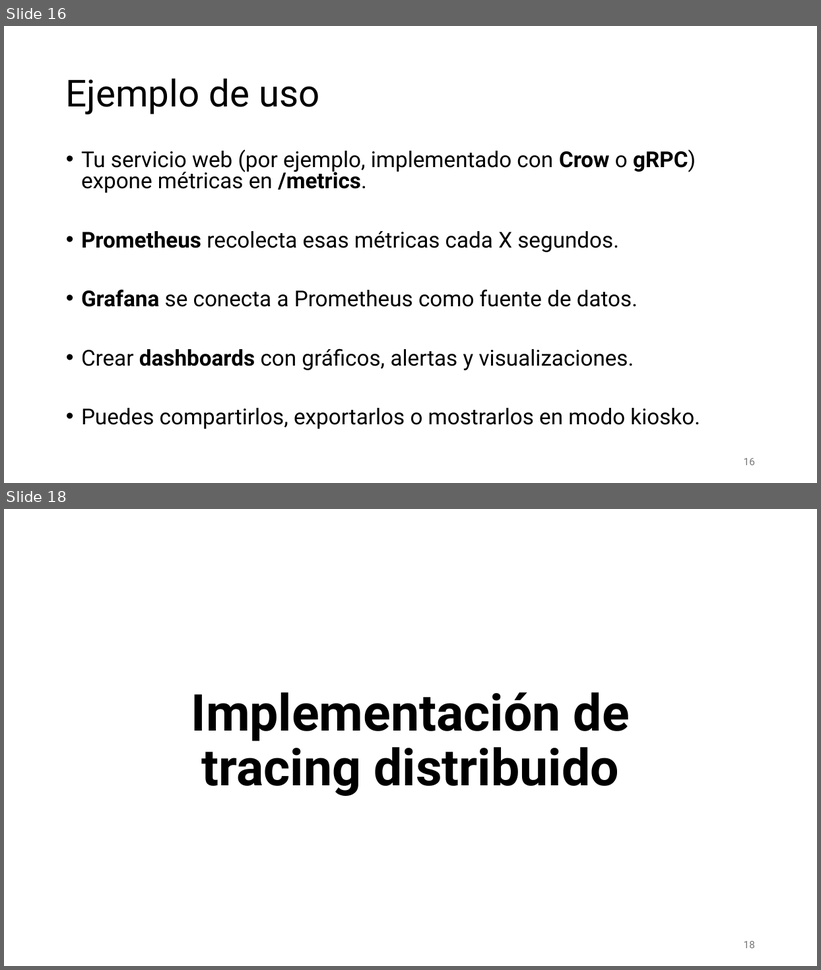
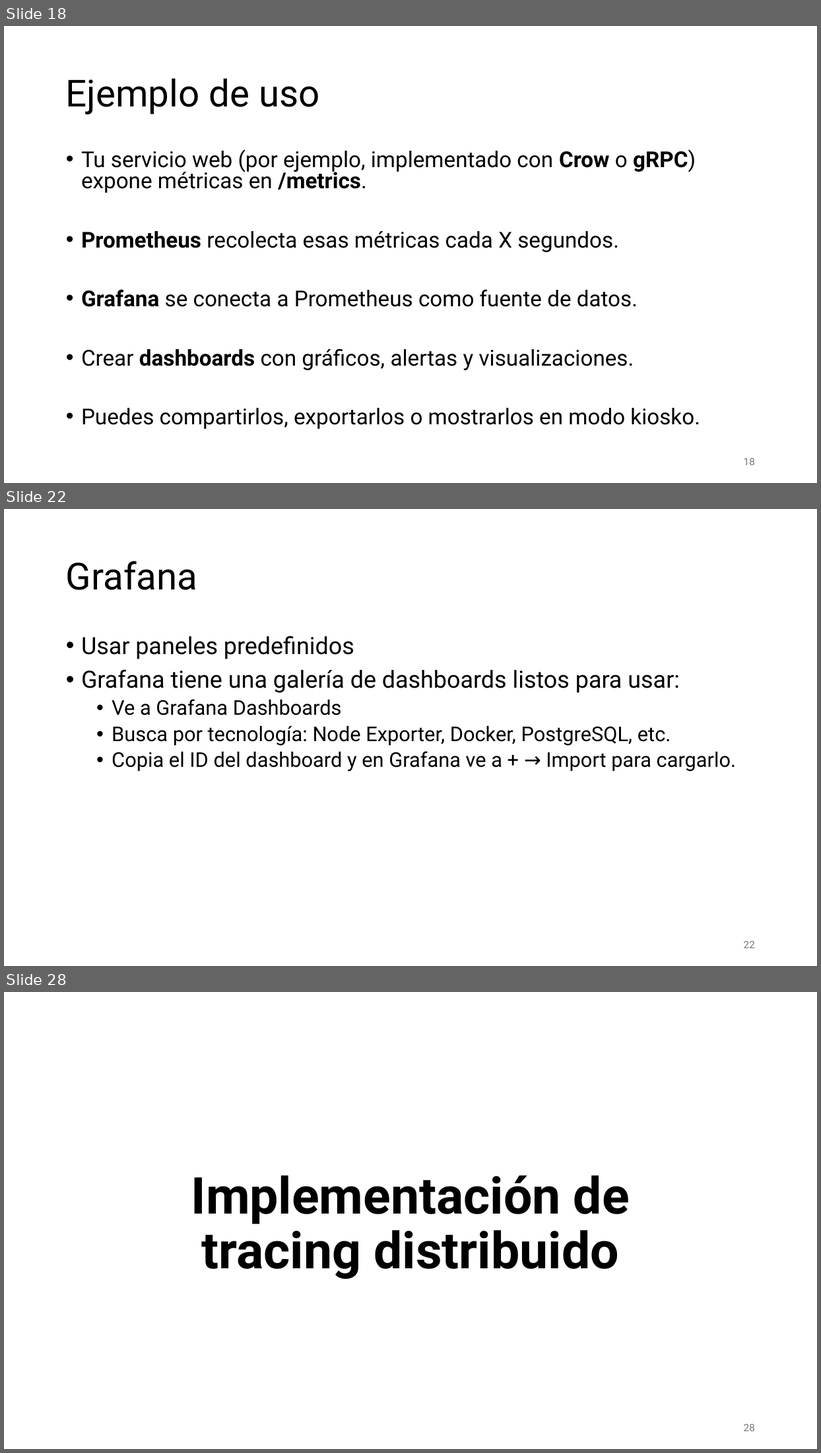
Before and after one commit to aldebarran22/CURSO_CPP_SERVICIOS_30H, a slide deck: doc/8_Monitorizacion_logging_microservicios.pptx. Shown one above the other, each under a label of ours: slides 16 and 18 before the commit, slides 18, 22 and 28 after it; the slides between them are not shown. The pictures are 821x970 and 821x1453 pixels, drawn with LibreOffice and Linux fonts; fonts in the diff are those of the drawing. Boxes give left, top, right and bottom in pixels: in the first picture for what was removed or moved away, otherwise in the second. Text is boxed around its words. In the diff, an @@ line names an element or a change of style, - is before the commit and + after.

```diff
--- a/doc/8_Monitorizacion_logging_microservicios.pptx
+++ b/doc/8_Monitorizacion_logging_microservicios.pptx
@@ slide 22 added at (x1=4, y1=509, x2=817, y2=966), background #FFFFFF @@
@@ title added at (x1=66, y1=561, x2=197, y2=590), 44 pt, text #000000 @@
+Grafana
@@ text added at (x1=81, y1=636, x2=737, y2=772), 24 pt, text #000000 @@
+• Usar paneles predefinidos
+• Grafana tiene una galería de dashboards listos para usar:
+  • Ve a Grafana Dashboards
+  • Busca por tecnología: Node Exporter, Docker, PostgreSQL, etc.
+  • Copia el ID del dashboard y en Grafana ve a + → Import para cargarlo.
@@ page number added at (x1=744, y1=941, x2=755, y2=949), 12 pt, text #797979 @@
+22
@@ what was slide 16 is now slide 18 @@
@@ page number at (x1=744, y1=458, x2=755, y2=466): text changed @@
-16
+18
@@ what was slide 18 is now slide 28 @@
@@ page number at (x1=744, y1=1424, x2=755, y2=1432): text changed @@
-18
+28
```
Also in this commit, not shown: 5 slides changed, 15 other slides added, 1 slide removed, 3 other files.
